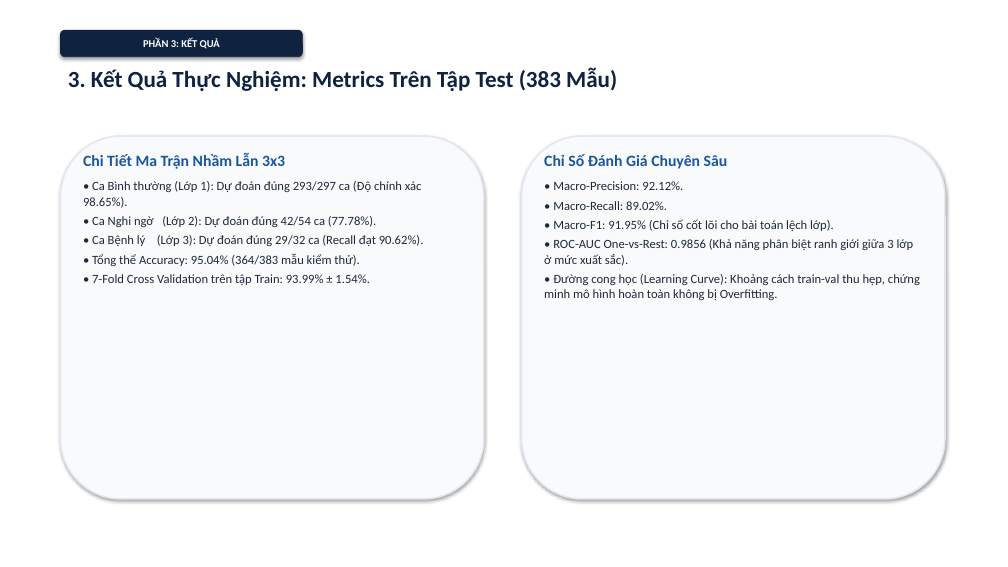
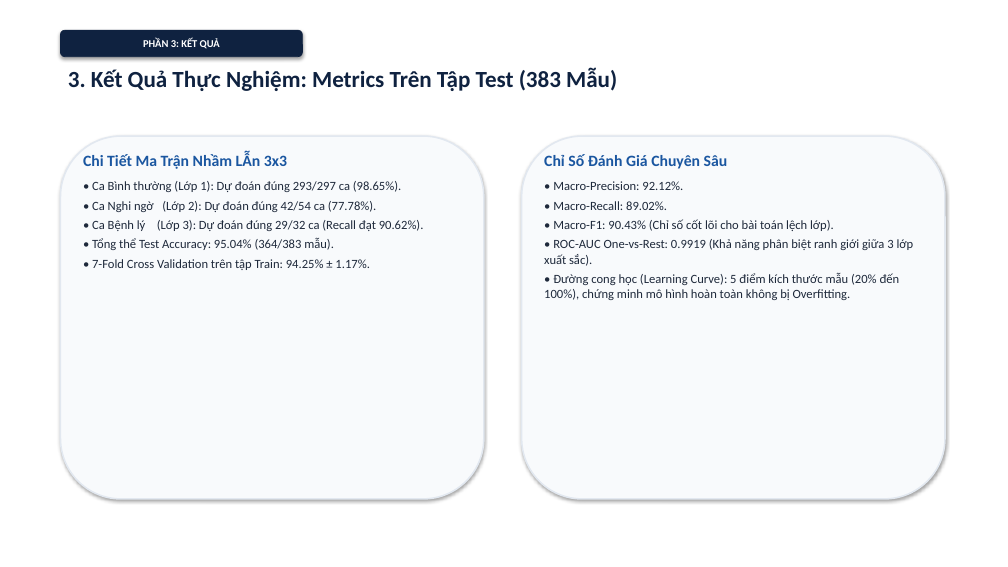
Before and after one commit to Escanor292/caimo, a slide deck: slide 12 of DT69_123000609_SlideThuyetTrinh.pptx. Drawn at 1008x567 pixels with LibreOffice and Linux fonts; fonts in the diff are those of the drawing. Boxes give left, top, right and bottom in pixels: in the first picture for what was removed or moved away, otherwise in the second. Text is boxed around its words. In the diff, an @@ line names an element or a change of style, - is before the commit and + after.

```diff
--- a/DT69_123000609_SlideThuyetTrinh.pptx
+++ b/DT69_123000609_SlideThuyetTrinh.pptx
@@ text at box(83, 153, 401, 192): text changed @@
-Chi Tiết Ma Trận Nhầm Lẫn 3x3
-• Ca Bình thường (Lớp 1): Dự đoán đúng 293/297 ca (Độ chính xác 98.65%).
+Chi Tiết Ma Trận Nhầm LẪn 3x3
+• Ca Bình thường (Lớp 1): Dự đoán đúng 293/297 ca (98.65%).
@@ text at box(92, 238, 369, 270): text changed @@
-• Tổng thể Accuracy: 95.04% (364/383 mẫu kiểm thử).
-• 7-Fold Cross Validation trên tập Train: 93.99% ± 1.54%.
+• Tổng thể Test Accuracy: 95.04% (364/383 mẫu).
+• 7-Fold Cross Validation trên tập Train: 94.25% ± 1.17%.
@@ text at box(544, 219, 914, 300): text changed @@
-• Macro-F1: 91.95% (Chỉ số cốt lõi cho bài toán lệch lớp).
-• ROC-AUC One-vs-Rest: 0.9856 (Khả năng phân biệt ranh giới giữa 3 lớp ở mức xuất sắc).
-• Đường cong học (Learning Curve): Khoảng cách train-val thu hẹp, chứng minh mô hình hoàn toàn không bị Overfitting.
+• Macro-F1: 90.43% (Chỉ số cốt lõi cho bài toán lệch lớp).
+• ROC-AUC One-vs-Rest: 0.9919 (Khả năng phân biệt ranh giới giữa 3 lớp xuất sắc).
+• Đường cong học (Learning Curve): 5 điểm kích thước mẫu (20% đến 100%), chứng minh mô hình hoàn toàn không bị Overfitting.
```
Also in this commit, not shown: 13 other slides changed, 15 other files.
